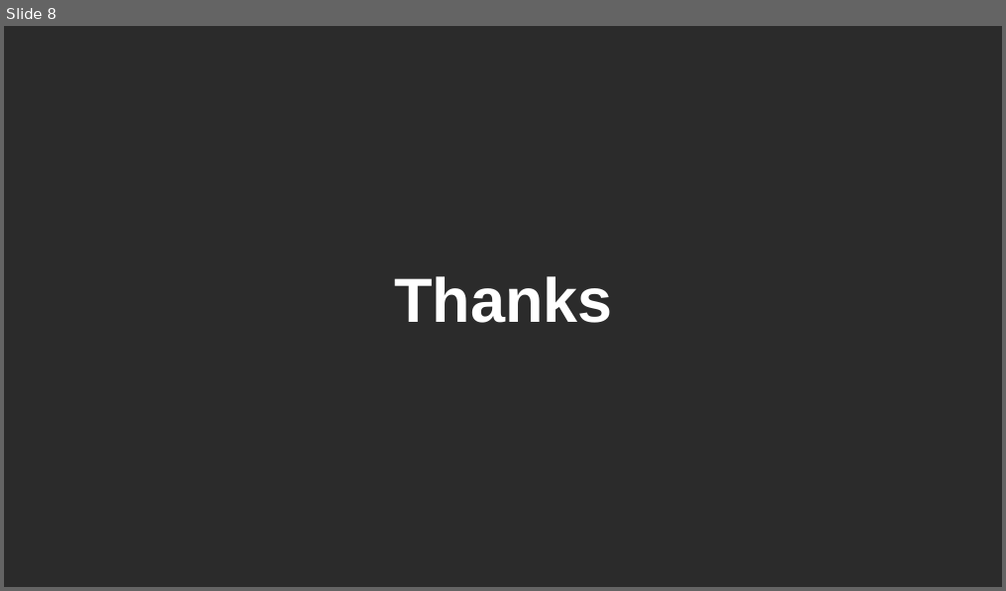
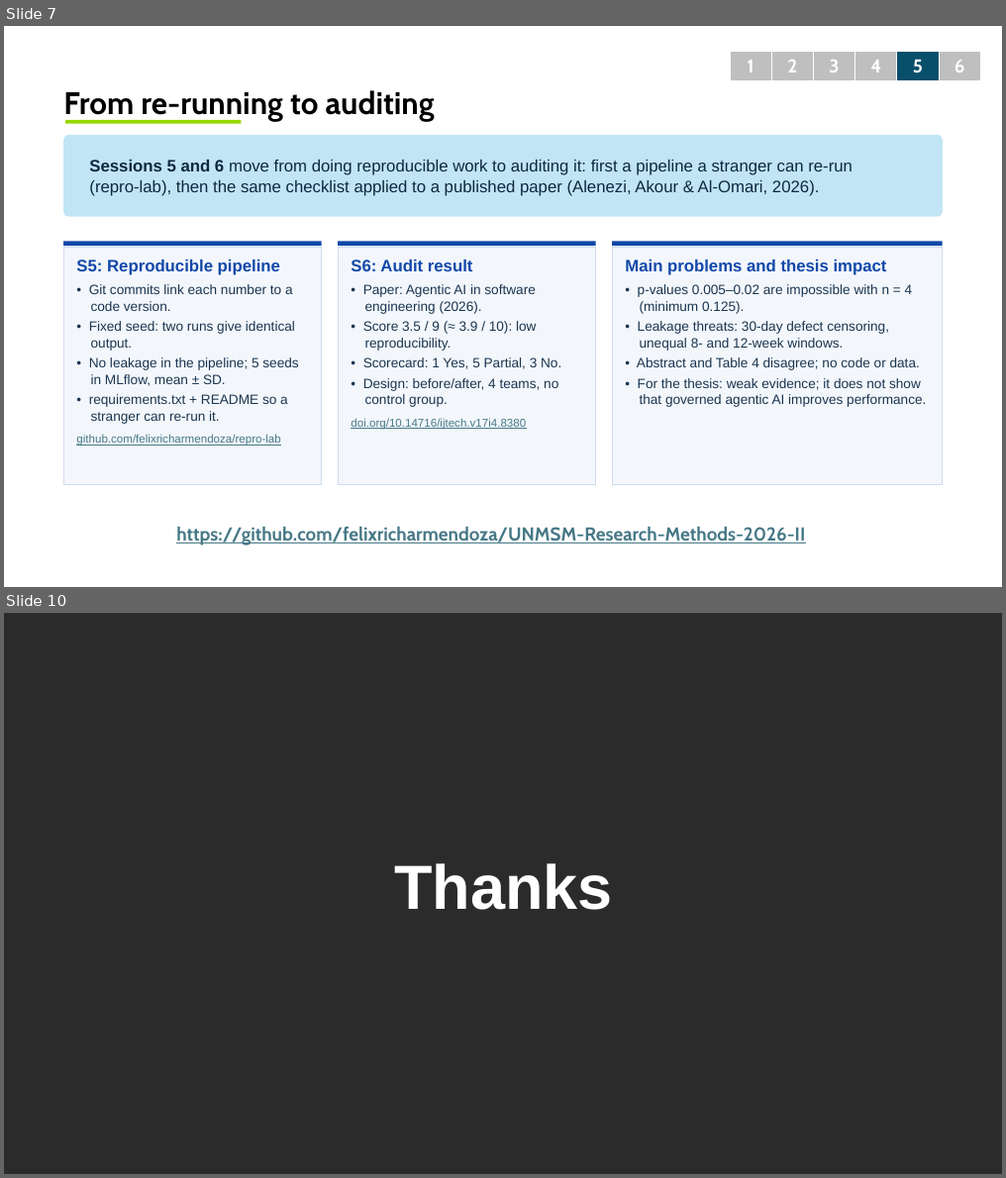
Before and after one commit to felixricharmendoza/UNMSM-Research-Methods-2026-II, a slide deck: Summary of sessions 1–7.pptx. Shown one above the other, each under a label of ours: slide 8 before the commit, slides 7 and 10 after it; the slides between them are not shown. The pictures are 1006x591 and 1006x1178 pixels, drawn with LibreOffice and Linux fonts; fonts in the diff are those of the drawing; background and template pictures are left out; a plain dark background stands for a picture behind light text. Boxes give left, top, right and bottom in pixels: in the first picture for what was removed or moved away, otherwise in the second. Text is boxed around its words. In the diff, an @@ line names an element or a change of style, - is before the commit and + after.

Commit message:
ppt update

```diff
--- a/Summary of sessions 1–7.pptx
+++ b/Summary of sessions 1–7.pptx
@@ slide 7 added at [4,26,1002,587], background picture (left out) @@
@@ table added at [731,52,982,82], 1 rows, 6 columns @@
+1 | 2 | 3 | 4 | 5 | 6
@@ text added at [63,90,435,121], 30 pt, text #000000, bold @@
+From re-running to auditing
@@ rounded rectangle added at [63,135,943,216], fill #C1E5F5, 16 pt, text #0E2841 @@
+Sessions 5 and 6 move from doing reproducible work to auditing it: first a pipeline a stranger can re-run (repro‑lab), then the same checklist applied to a published paper (Alenezi, Akour & Al-Omari, 2026).
@@ rectangle added at [65,120,242,123], fill #97D700 @@
@@ rectangle added at [63,247,322,484], fill #F3F7FC, outline #D0DCEE 0.75 pt @@
@@ rectangle added at [63,241,322,246], fill #1248A9 @@
@@ text added at [76,260,298,446], 13 pt, text #1B3550 @@
+S5: Reproducible pipeline
+• Git commits link each number to a code version.
+• Fixed seed: two runs give identical output.
+• No leakage in the pipeline; 5 seeds in MLflow, mean ± SD.
+• requirements.txt + README so a stranger can re-run it.
+github.com/felixricharmendoza/repro-lab
@@ rectangle added at [338,247,595,484], fill #F3F7FC, outline #D0DCEE 0.75 pt @@
@@ rectangle added at [338,241,595,246], fill #1248A9 @@
@@ text added at [350,260,561,430], 13 pt, text #1B3550 @@
+S6: Audit result
+• Paper: Agentic AI in software engineering (2026).
+• Score 3.5 / 9 (≈ 3.9 / 10): low reproducibility.
+• Scorecard: 1 Yes, 5 Partial, 3 No.
+• Design: before/after, 4 teams, no control group.
+doi.org/10.14716/ijtech.v17i4.8380
@@ rectangle added at [612,247,943,484], fill #F3F7FC, outline #D0DCEE 0.75 pt @@
@@ rectangle added at [612,241,943,246], fill #1248A9 @@
@@ text added at [625,260,926,407], 13 pt, text #1B3550 @@
+Main problems and thesis impact
+• p-values 0.005–0.02 are impossible with n = 4 (minimum 0.125).
+• Leakage threats: 30-day defect censoring, unequal 8- and 12-week windows.
+• Abstract and Table 4 disagree; no code or data.
+• For the thesis: weak evidence; it does not show that governed agentic AI improves performance.
@@ text added at [365,338,451,351], 28 pt, text #FFFFFF, bold @@
+Reproducibility + Audit
@@ text added at [176,527,805,546], 18 pt, text #467886, bold, underline @@
+https://github.com/felixricharmendoza/UNMSM-Research-Methods-2026-II
@@ what was slide 8 is now slide 10 @@
```
Also in this commit, not shown: 5 slides changed, 1 other slide added, 2 other files.
